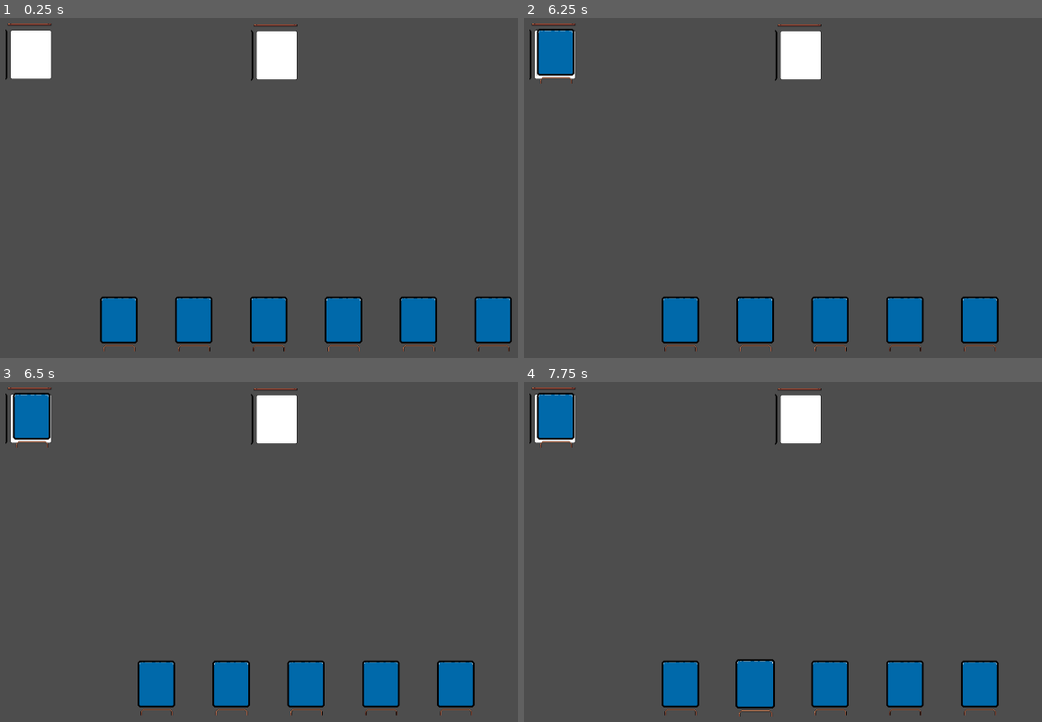
Above: before the commit, frames 1-4 (two rows, left to right).
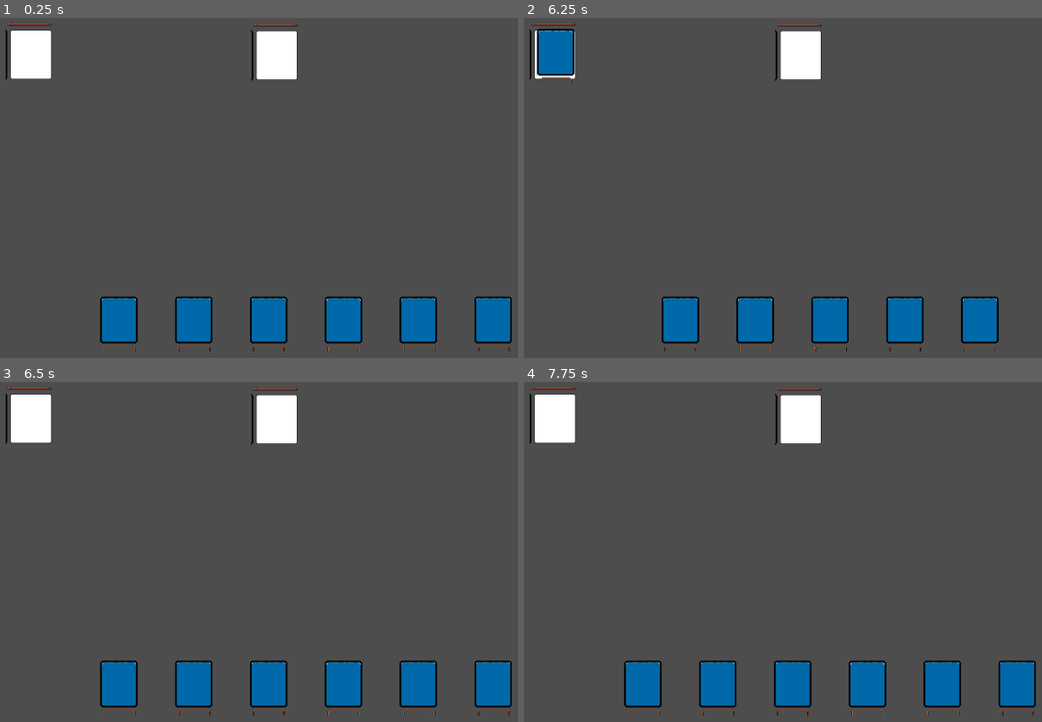
Above: after the commit, the same moments.

Repository: zewezz/1.5
Game: Godot game, scene res://scene/main.tscn
Same seed, same stepped clock (60 frames per second), same inputs: the game is played once before the commit and once after it.
Inputs (mouse positions are in pixels of both pictures, inside the frame that each line leads up to):
- Up to frame 1 (0.25 s): no input
- Up to frame 2 (6.25 s): tap Enter at 0.5, 5.75 s; drag from (1016, 320) to (793, 320) at 0.52 s; drag from (943, 320) to (715, 320) at 1.27 s; move the mouse to (865, 320) at 2.02 s; click (865, 320) at 2.17 s; tap Space at 2.75 s; drag from (793, 320) to (555, 55) at 2.77 s; drag from (757, 320) to (555, 55) at 3.52 s; drag from (679, 320) to (555, 52) at 4.27 s; move the mouse to (865, 191) at 5.02 s; click (865, 191) at 5.17 s; drag from (720, 89) to (555, 52) at 5.77 s
- Up to frame 3 (6.5 s): no input
- Up to frame 4 (7.75 s): move the mouse to (985, 535) at 6.52 s; click (985, 535) at 6.67 s; tap Space at 7.25 s; drag from (684, 575) to (757, 684) at 7.27 s

Frames 1-2 are identical in both runs. In frame 3, 12% of the frame differs, in the area x 2-99%, y 3-99%; in frame 4, 12%.

Commit message:
add return_to_player_hand after cooldown_finished signal

Diff:
--- a/card_manager.gd
+++ b/card_manager.gd
@@ -1,5 +1,6 @@
 extends Node2D
 
+# Removed: signal cooldown_finished - The function play_cooldown is now awaited directly.
 
 const COLLISION_MASK_CARD = 1
 const COLLISION_MASK_MISSION = 2
@@ -37,19 +38,27 @@
 
 func finish_drag():
 
-	card_draging.scale = Vector2(1.05,1.05)
+	# FIX: Save the reference and immediately stop dragging!
+	var card_to_process = card_draging
+	card_draging = null # <--- Card stops following the cursor NOW
+
+	if not is_instance_valid(card_to_process):
+		return # Safety check
+
+	card_to_process.scale = Vector2(1.05,1.05)
 	var mission_point_found = raycast_checkmission()
-	#var collision_shape_node = mission_point_found.get_node("Area2D/CollisionShape2D")
+
 	if mission_point_found and not mission_point_found.card_inpoint:
-		player_hand_reference.remove_card_from_hand(card_draging)
-		card_draging.position = mission_point_found.position
-		card_draging.get_node("Area2D/CollisionShape2D").disabled = true
+		player_hand_reference.remove_card_from_hand(card_to_process)
+		card_to_process.position = mission_point_found.position
+		card_to_process.get_node("Area2D/CollisionShape2D").disabled = true
 		mission_point_found.card_inpoint =true
-		play_cooldown(card_draging)
+		# The function itself returns a signal object because it contains an 'await'.
+		await play_cooldown(card_to_process)
+		player_hand_reference.return_card_to_hand(card_to_process)
+	else:
+		player_hand_reference.add_card_to_hand(card_to_process)
 
-	else:
-		player_hand_reference.add_card_to_hand(card_draging)
-	card_draging = null
 
 
 func connect_card_signal(card):
@@ -114,26 +123,27 @@
 	return highest_z_card
 
 # MODIFIED: Takes the specific card instance as an argument.
+# This function is now directly awaitable.
 func play_cooldown(card: Node2D):
-	# Assuming TextureProgressBar is a direct child of the card
+	# Find the necessary nodes relative to the card instance
 	var cooldown_bar = card.get_node("TextureProgressBar")
-	# Assuming AnimationPlayer is a direct child of the card
 	var anim_player = card.get_node("AnimationPlayer")
-
-	if is_instance_valid(cooldown_bar):
-		cooldown_bar.visible = true
-
-	if is_instance_valid(anim_player):
-		anim_player.play("cooldown")
-
-		# Connect the signal to the dedicated cleanup function.
-		# .bind(cooldown_bar) ensures we pass the specific TextureProgressBar instance.
-		# CONNECT_ONE_SHOT ensures the connection is automatically removed after the first call.
-		anim_player.animation_finished.connect(_on_cooldown_finished_for_bar.bind(cooldown_bar), CONNECT_ONE_SHOT)
-
-# NEW FUNCTION: Handles the cleanup for a specific bar instance.
-func _on_cooldown_finished_for_bar(bar: TextureProgressBar, anim_name: StringName):
-	# Check if the finished animation was the cooldown
-	if anim_name == "cooldown":
-		if is_instance_valid(bar):
-			bar.visible = false
+	if not is_instance_valid(anim_player) or not is_instance_valid(cooldown_bar):
+		# Print an error if nodes are missing and exit the function.
+		print("Missing 'AnimationPlayer' or 'TextureProgressBar' child nodes in the card instance.")
+		return
+	# 1. Turn on the bar
+	cooldown_bar.visible = true
+	# 2. Play the animation
+	anim_player.play("cooldown")
+	# 3. Use 'await' to pause the function until the 'animation_finished' signal is emitted.
+	var finished_anim_name = await anim_player.animation_finished
+	# 4. Check if the animation that finished was the one we were waiting for
+	if finished_anim_name == "cooldown":
+		# 5. Turn off the bar (This code runs ONLY after the animation is finished)
+		cooldown_bar.visible = false
+		# Removed: emit_signal("cooldown_finished")
+		print("Cooldown finished.")
+	else:
+		# Optional: Handle if another animation interrupted or finished unexpectedly
+		pass
--- a/player_hand.gd
+++ b/player_hand.gd
@@ -19,6 +19,7 @@
 		add_card_to_hand(new_card)
 
 func add_card_to_hand(card):
+	print("add_card_to_hand")
 	if card not in player_hand:
 		player_hand.insert(0, card)
 		update_hand_position()
@@ -27,6 +28,7 @@
 
 
 func update_hand_position():
+	print("update_hand_position")
 	for i in range(player_hand.size()):
 		# Get new card pos based on index pssed in
 		var new_position = Vector2(cal_card_pos(i), HAND_Y_POS)
@@ -35,15 +37,23 @@
 		animate_card_to_pos(card, new_position)
 
 func cal_card_pos(index):
+	print("cal_card_pos")
 	var total_width = (player_hand.size() -1) * CARD_WIDTH
 	var x_offset = center_screen_x + index * CARD_WIDTH - total_width/2
 	return x_offset
 
 func animate_card_to_pos(card, new_position):
+	print("animate_card_to_pos")
 	var tween = get_tree().create_tween()
 	tween.tween_property(card, "position", new_position,  0.1)
 
 func remove_card_from_hand(card):
+	print("remove_card_from_hand")
 	if card in player_hand:
 		player_hand.erase(card)
 		update_hand_position()
+
+func return_card_to_hand(card):
+
+	print("cooldown_finished")
+	add_card_to_hand(card)
--- a/scene/card.tscn
+++ b/scene/card.tscn
@@ -6,6 +6,33 @@
 
 [sub_resource type="RectangleShape2D" id="RectangleShape2D_whoah"]
 size = Vector2(101.5, 133.5)
+
+[sub_resource type="Animation" id="Animation_irop6"]
+length = 0.001
+tracks/0/type = "value"
+tracks/0/imported = false
+tracks/0/enabled = true
+tracks/0/path = NodePath("TextureProgressBar:mouse_filter")
+tracks/0/interp = 1
+tracks/0/loop_wrap = true
+tracks/0/keys = {
+"times": PackedFloat32Array(0),
+"transitions": PackedFloat32Array(1),
+"update": 1,
+"values": [0]
+}
+tracks/1/type = "value"
+tracks/1/imported = false
+tracks/1/enabled = true
+tracks/1/path = NodePath("TextureProgressBar:value")
+tracks/1/interp = 1
+tracks/1/loop_wrap = true
+tracks/1/keys = {
+"times": PackedFloat32Array(0),
+"transitions": PackedFloat32Array(1),
+"update": 0,
+"values": [100.0]
+}
 
 [sub_resource type="Animation" id="Animation_md2gi"]
 resource_name = "cooldown"
@@ -33,33 +60,6 @@
 "transitions": PackedFloat32Array(1, 1),
 "update": 0,
 "values": [100.0, 0.0]
-}
-
-[sub_resource type="Animation" id="Animation_irop6"]
-length = 0.001
-tracks/0/type = "value"
-tracks/0/imported = false
-tracks/0/enabled = true
-tracks/0/path = NodePath("TextureProgressBar:mouse_filter")
-tracks/0/interp = 1
-tracks/0/loop_wrap = true
-tracks/0/keys = {
-"times": PackedFloat32Array(0),
-"transitions": PackedFloat32Array(1),
-"update": 1,
-"values": [0]
-}
-tracks/1/type = "value"
-tracks/1/imported = false
-tracks/1/enabled = true
-tracks/1/path = NodePath("TextureProgressBar:value")
-tracks/1/interp = 1
-tracks/1/loop_wrap = true
-tracks/1/keys = {
-"times": PackedFloat32Array(0),
-"transitions": PackedFloat32Array(1),
-"update": 0,
-"values": [100.0]
 }
 
 [sub_resource type="AnimationLibrary" id="AnimationLibrary_g4cc7"]
